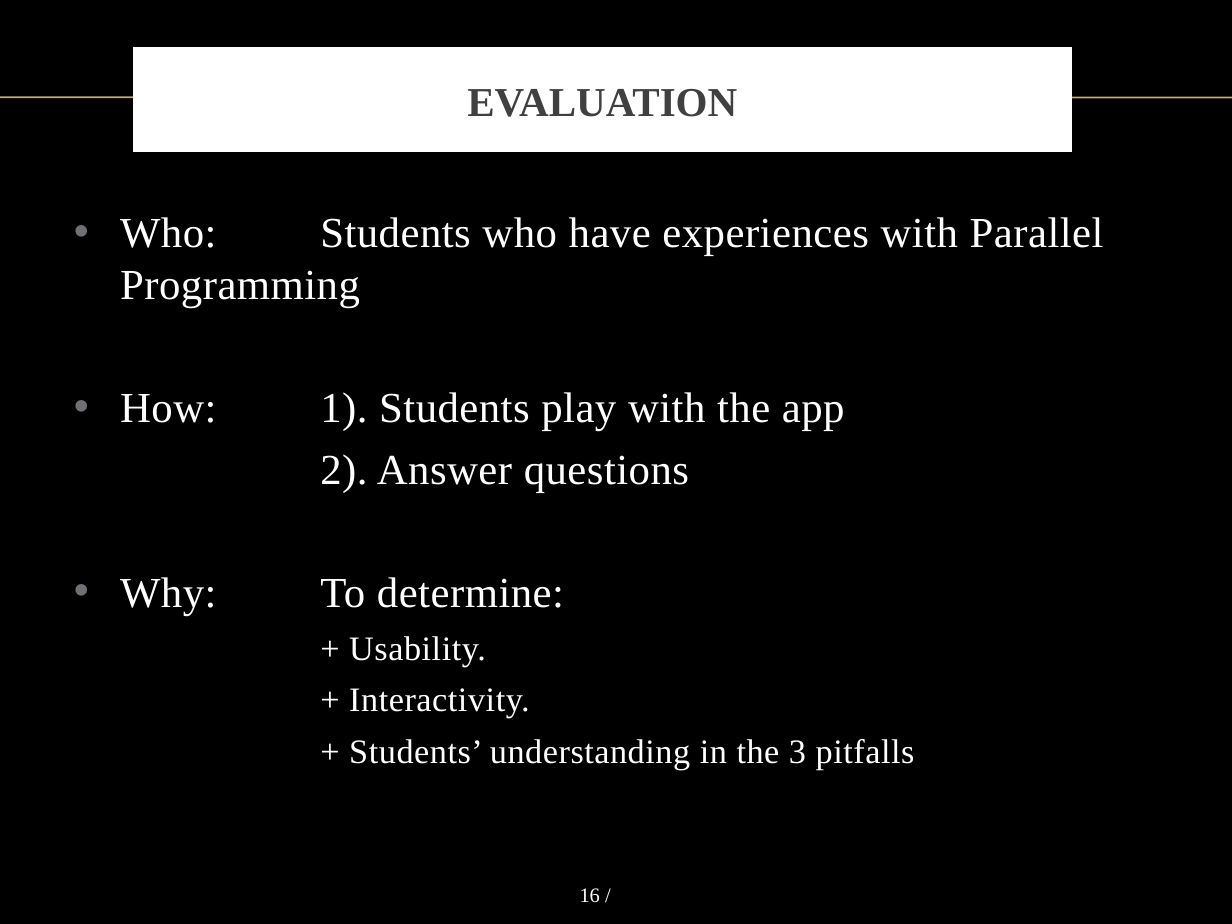
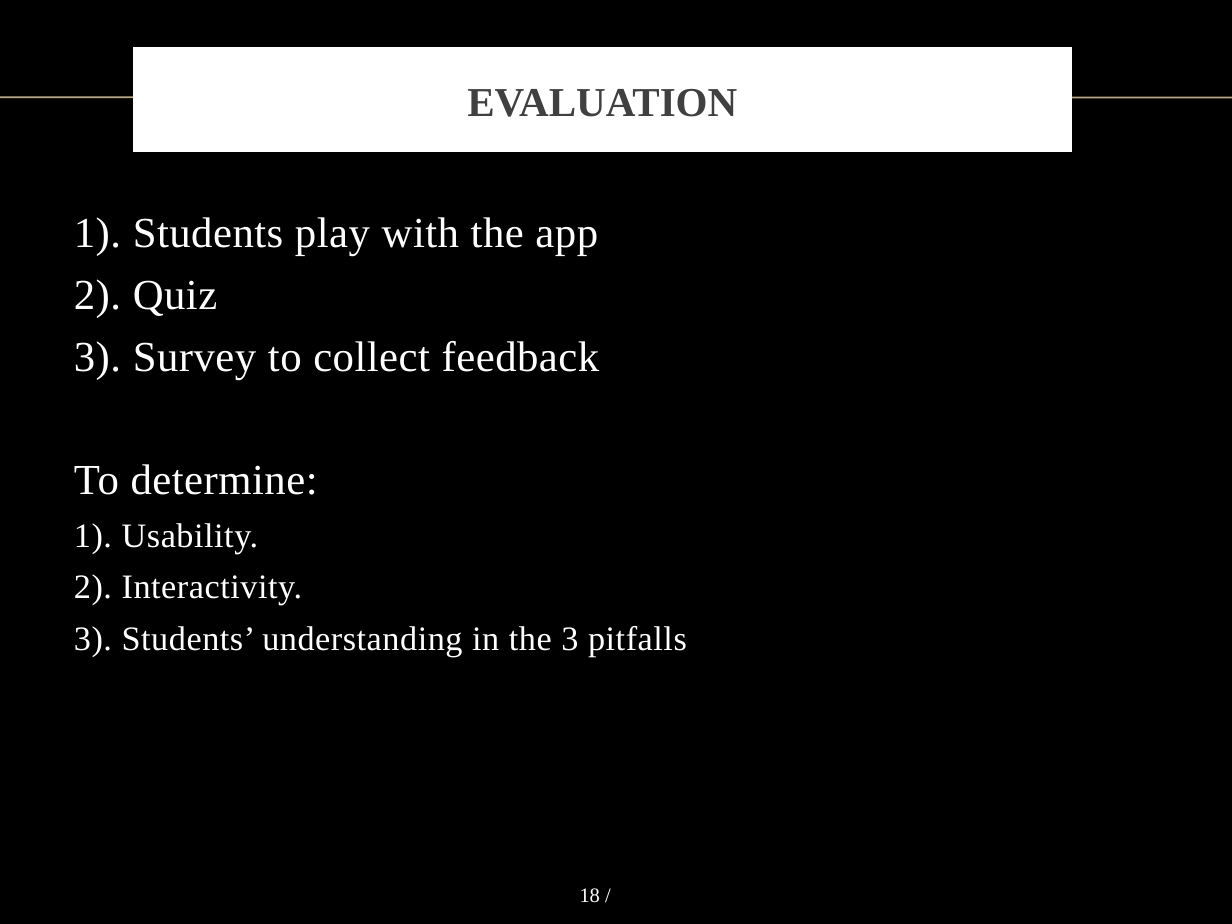
Before and after one commit to vong-srey/Paravantage, a slide deck: slide 18 of Presentation.pptx (slide 16 before the commit). Drawn at 1232x924 pixels with LibreOffice and Linux fonts; fonts in the diff are those of the drawing; background and template pictures are left out. Boxes give left, top, right and bottom in pixels: in the first picture for what was removed or moved away, otherwise in the second. Text is boxed around its words. In the diff, an @@ line names an element or a change of style, - is before the commit and + after.

Commit message:
Complete Presentation

```diff
--- a/Presentation.pptx
+++ b/Presentation.pptx
@@ text at bbox=[74, 217, 687, 657]: text changed @@
-• Who: Students who have experiences with Parallel Programming
-• How: 1). Students play with the app
-2). Answer questions
-• Why: To determine:
-+ Usability.
-+ Interactivity.
-+ Students’ understanding in the 3 pitfalls
+1). Students play with the app
+2). Quiz
+3). Survey to collect feedback
+To determine:
+1). Usability.
+2). Interactivity.
+3). Students’ understanding in the 3 pitfalls
@@ page number at bbox=[580, 888, 600, 903]: text changed @@
-16 /
+18 /
```
Also in this commit, not shown: 5 other slides changed, 2 slides added.
